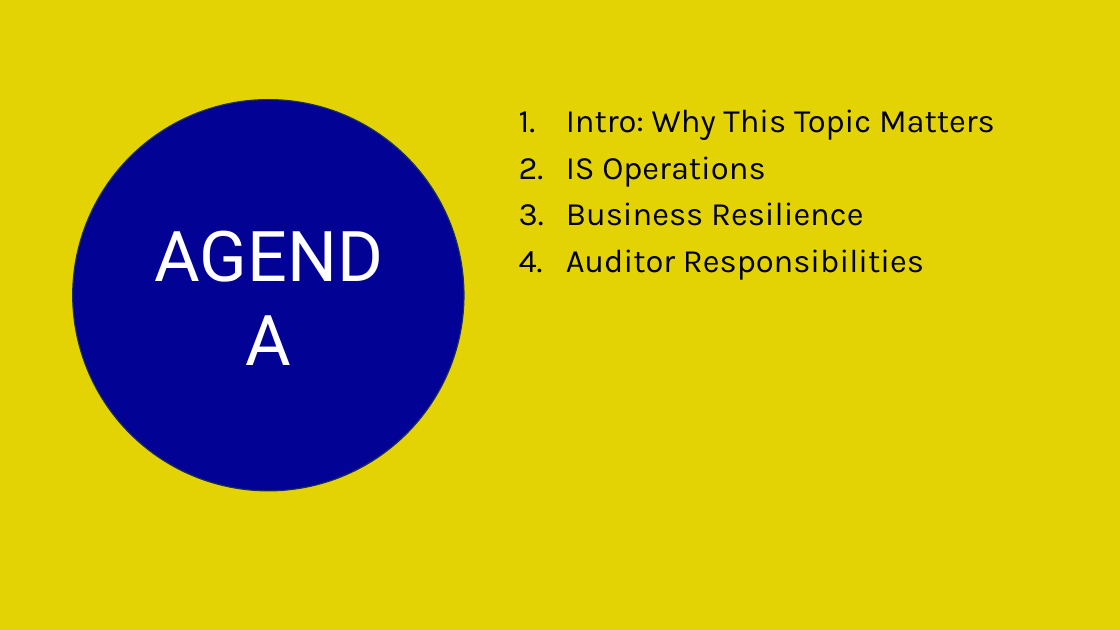
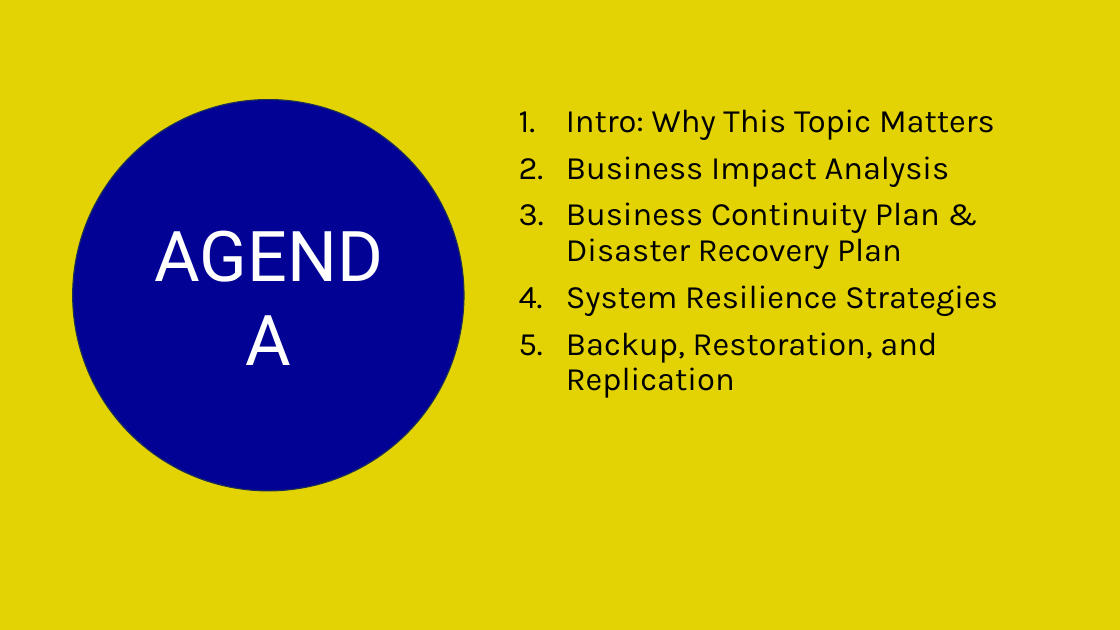
Before and after one commit to irfanradarma/Audit-SI, a slide deck: slide 5 of Slides/2026/10 - IS Operations and Business Resilience Part II.pptx. Drawn at 1120x630 pixels with LibreOffice and Linux fonts; fonts in the diff are those of the drawing; background and template pictures are left out. Boxes give left, top, right and bottom in pixels: in the first picture for what was removed or moved away, otherwise in the second. Text is boxed around its words. In the diff, an @@ line names an element or a change of style, - is before the commit and + after.

Commit message:
agenda

```diff
--- a/Slides/2026/10 - IS Operations and Business Resilience Part II.pptx
+++ b/Slides/2026/10 - IS Operations and Business Resilience Part II.pptx
@@ text at (566,156,998,398): text changed @@
-2. IS Operations
-3. Business Resilience
-4. Auditor Responsibilities
+2. Business Impact Analysis
+3. Business Continuity Plan & Disaster Recovery Plan
+4. System Resilience Strategies
+5. Backup, Restoration, and Replication
```
